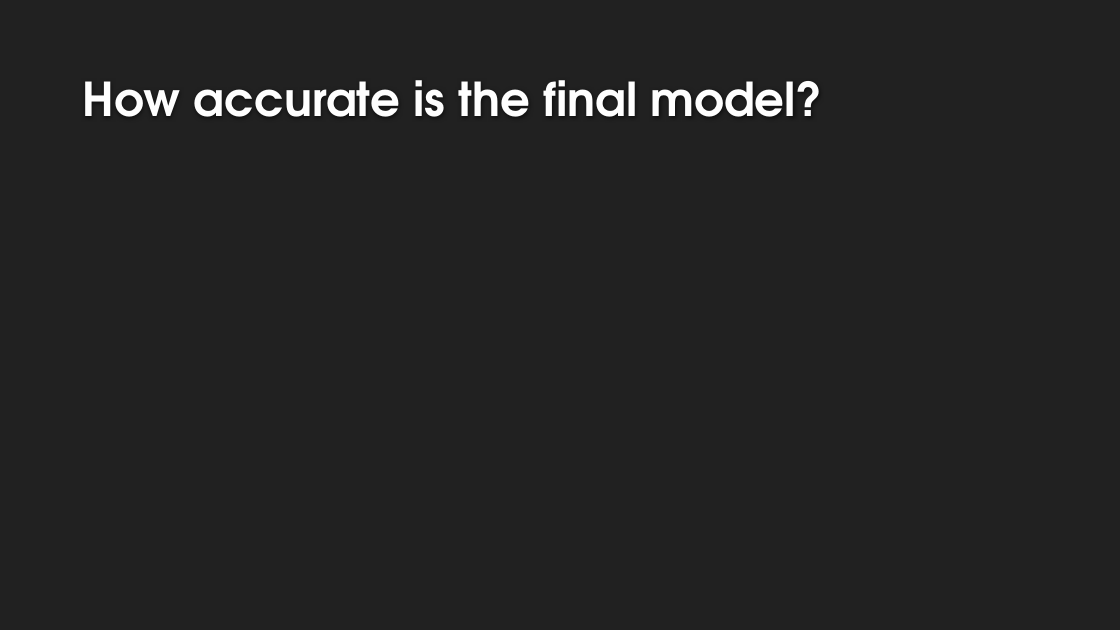
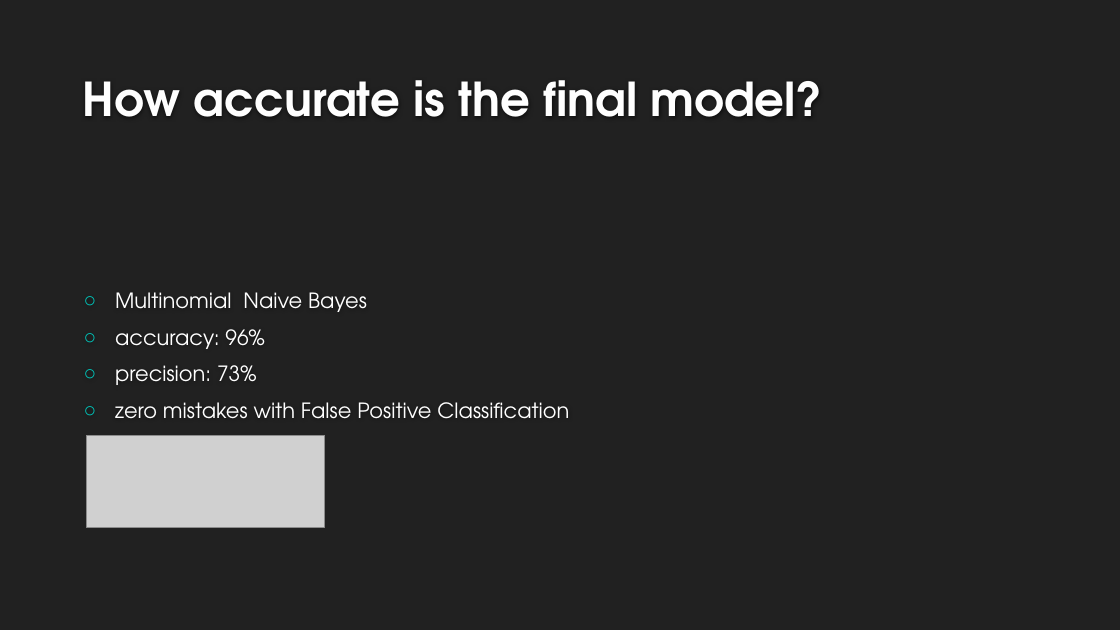
Before and after one commit to Sarvesh-Kesharwani/Spam_Classifier, a slide deck: slide 12 of ppt/Spam Classifier.pptx (slide 11 before the commit). Drawn at 1120x630 pixels with LibreOffice and Linux fonts; fonts in the diff are those of the drawing; grey boxes stand for pictures; background and template pictures are left out. Boxes give left, top, right and bottom in pixels: in the first picture for what was removed or moved away, otherwise in the second. Text is boxed around its words. In the diff, an @@ line names an element or a change of style, - is before the commit and + after.

```diff
--- a/ppt/Spam Classifier.pptx
+++ b/ppt/Spam Classifier.pptx
@@ text added at <box>115,292,569,419</box>, 18 pt, text #FFFFFF @@
+○ Multinomial Naive Bayes
+○ accuracy: 96%
+○ precision: 73%
+○ zero mistakes with False Positive Classification
@@ picture added at <box>87,435,324,528</box> @@
```
Also in this commit, not shown: 4 other slides changed, 7 slides added, 9 slides removed, 3 other files.
